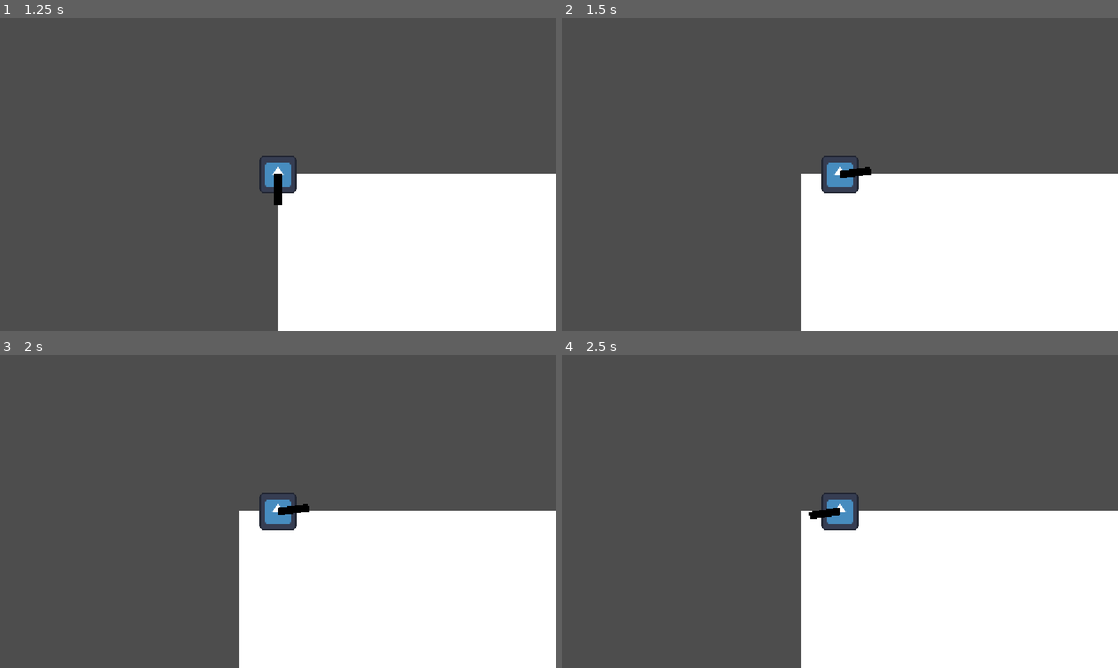
Above: before the commit, frames 1-4 (two rows, left to right).
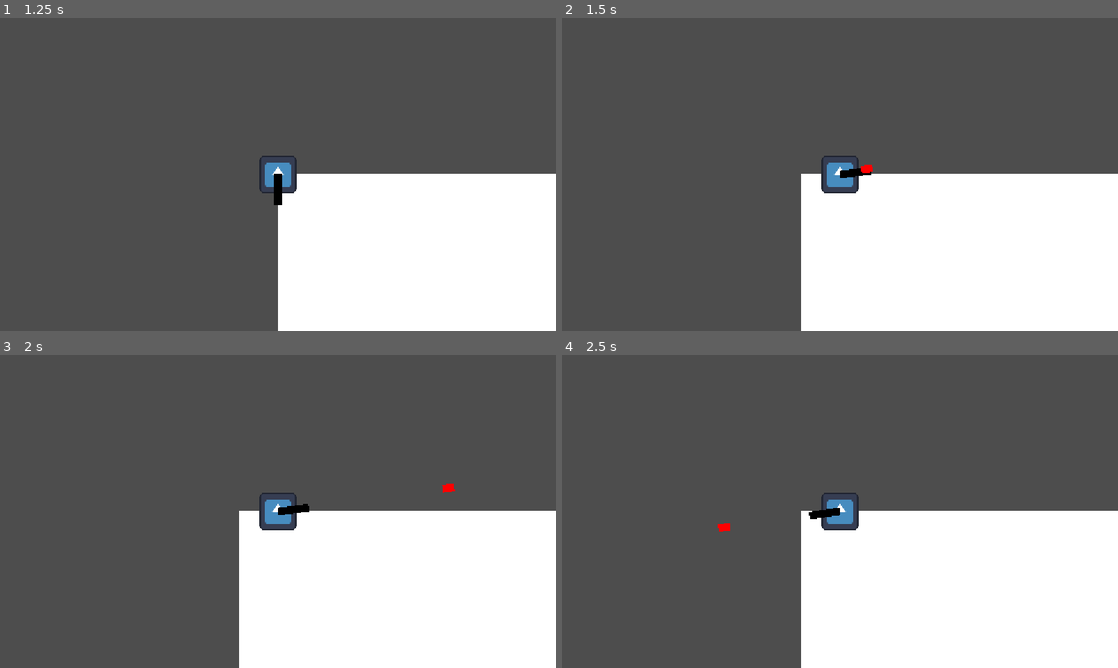
Above: after the commit, the same moments.

Repository: PandaMaki/game-jam-baudo
Game: Godot game, scene res://main.tscn
Two runs of this game, one before a commit and one after it. Both use one fixed random seed, a clock stepped at 60 frames per second and the inputs below. The engine's default icon, where the game draws it, is replaced by a stand-in: a white triangle on a blue panel in a dark square.
Inputs (mouse positions are in pixels of both pictures, inside the frame that each line leads up to):
- Up to frame 1 (1.25 s): click "START" at 0.5 s
- Up to frame 2 (1.5 s): tap Enter (ui_accept) at 1.25 s; move the mouse to (962, 158) at 1.27 s; hold D (right) from 1.28 s (still down); tap Space (shoot, bound only after the commit) at 1.35 s
- Up to frame 3 (2 s): keep holding D (right); tap Enter (ui_accept) at 1.52 s
- Up to frame 4 (2.5 s): keep holding D (right); move the mouse to (728, 527) at 2.02 s; tap Space (shoot, bound only after the commit) at 2.1 s; tap Enter (ui_accept) at 2.27 s

Frame 1 is identical in both runs. In frame 2, less than 0.1% of the frame differs, in the area x 53-56%, y 46-50%; in frame 3, less than 0.1%, in the area x 79-82%, y 41-44%; in frame 4, less than 0.1%.

Commit message:
Pistolet
le psitolet marche

Diff:
--- a/project.godot
+++ b/project.godot
@@ -51,6 +51,12 @@
 , Object(InputEventKey,"resource_local_to_scene":false,"resource_name":"","device":-1,"window_id":0,"alt_pressed":false …(186 unchanged characters)…
 ]
 }
+shoot={
+"deadzone": 0.2,
+"events": [Object(InputEventKey,"resource_local_to_scene":false,"resource_name":"","device":-1,"window_id":0,"alt_pressed":false,"shift_pressed":false,"ctrl_pressed":false,"meta_pressed":false,"pressed":false,"keycode":0,"physical_keycode":32,"key_label":0,"unicode":32,"location":0,"echo":false,"script":null)
+, Object(InputEventMouseButton,"resource_local_to_scene":false,"resource_name":"","device":-1,"window_id":0,"alt_pressed":false,"shift_pressed":false,"ctrl_pressed":false,"meta_pressed":false,"button_mask":1,"position":Vector2(353, 13),"global_position":Vector2(362, 61),"factor":1.0,"button_index":1,"canceled":false,"pressed":true,"double_click":false,"script":null)
+]
+}
 
 [physics]
 
--- a/scenes/pistolet/pistolet.gd
+++ b/scenes/pistolet/pistolet.gd
@@ -13,6 +13,6 @@
 
 	get_tree().current_scene.add_child(new_ball)
 
-func _unhandled_input(event: InputEvent) -> void:
+func _unhandled_input(event: InputEvent):
 	if Input.is_action_just_pressed("shoot"):
 		tirer()
